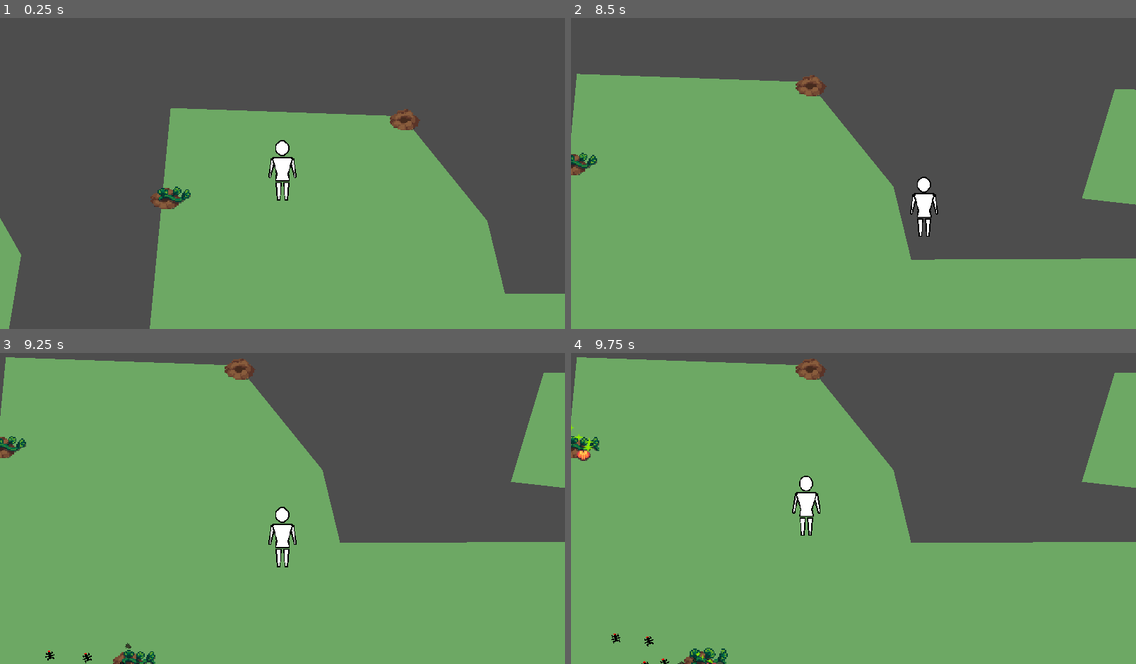
Above: before the commit, frames 1-4 (two rows, left to right).
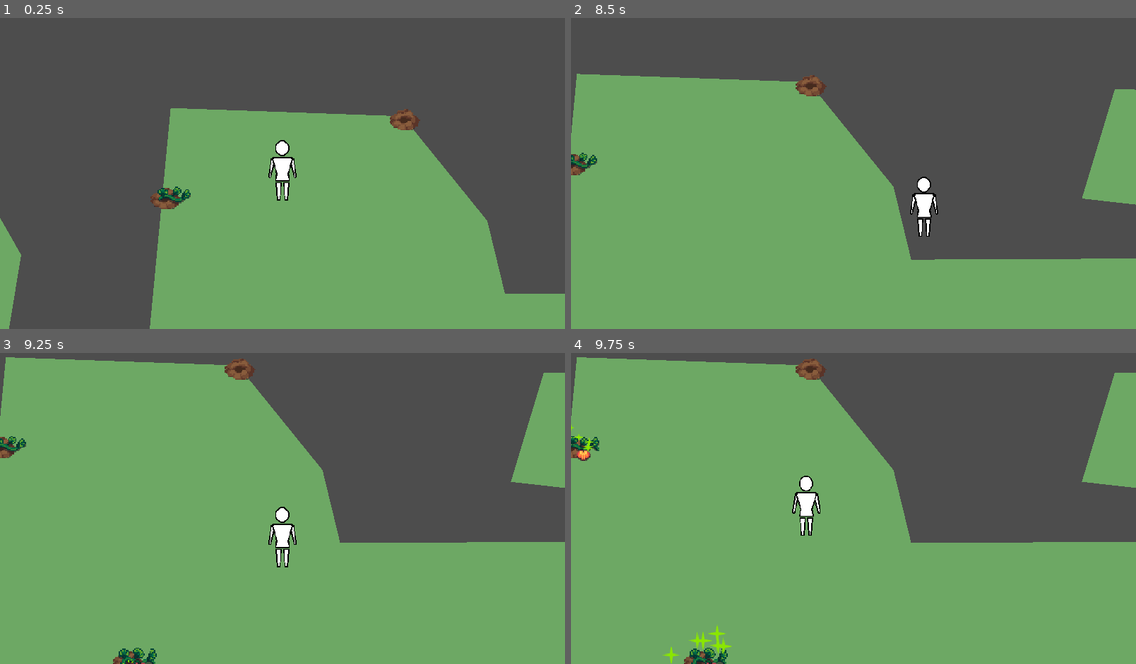
Above: after the commit, the same moments.

Repository: Moizer02/harvest_game_jam
Game: Godot game, scene res://plants_vs_bugs_test.tscn
The game is run twice, just before and just after one commit, with the same random seed, the same clock (stepped at 60 frames per second) and the same inputs. This scene is started directly instead of the project's main scene.
Inputs (mouse positions are in pixels of both pictures, inside the frame that each line leads up to):
- Up to frame 1 (0.25 s): no input
- Up to frame 2 (8.5 s): tap Enter at 0.5 s; move the mouse to (977, 154) at 0.52 s; hold D (movement_right) 0.53-1.28 s; click (977, 154) at 0.67 s; move the mouse to (740, 185) at 1.27 s; hold S (movement_down) 1.28-2.03 s; move the mouse to (910, 101) at 2.02 s; hold D (movement_right) 2.03-2.78 s; move the mouse to (825, 232) at 2.77 s; hold W (movement_up) 2.78-3.53 s; click (825, 232) at 2.92 s; move the mouse to (1023, 217) at 3.52 s; hold A (movement_left) 3.53-5.03 s; move the mouse to (684, 123) at 4.27 s; move the mouse to (881, 170) at 5.02 s; hold S (movement_down) 5.03-5.78 s; click (881, 170) at 5.17 s; move the mouse to (768, 89) at 5.77 s; hold D (movement_right) 5.78-6.53 s; move the mouse to (977, 154) at 6.52 s; hold W (movement_up) 6.53-7.28 s; move the mouse to (740, 185) at 7.27 s; hold D (movement_right) 7.28-8.03 s; click (740, 185) at 7.42 s; move the mouse to (910, 101) at 8.02 s; hold S (movement_down) from 8.03 s (still down)
- Up to frame 3 (9.25 s): move the mouse to (254, 567) at 8.77 s; release S (movement_down) at 8.78 s; hold A (movement_left) from 8.78 s (still down)
- Up to frame 4 (9.75 s): move the mouse to (1023, 552) at 9.52 s; release A (movement_left) at 9.53 s; hold W (movement_up) from 9.53 s (still down); click (1023, 552) at 9.67 s

Frames 1-2 are identical in both runs. In frame 3, 0.2% of the frame differs, in the area x 8-28%, y 93-100%; in frame 4, 0.3%, in the area x 7-29%, y 87-100%.

Commit message:
Added BugNest spawner (has no max spawn limit yet)

Diff:
--- a/plants_vs_bugs_test.tscn
+++ b/plants_vs_bugs_test.tscn
@@ -22,24 +22,6 @@
 
 [node name="bugs" type="Node2D" parent="."]
 
-[node name="Bug" parent="bugs" instance=ExtResource("1_4nbmk")]
-position = Vector2(162, 463)
-
-[node name="Bug2" parent="bugs" instance=ExtResource("1_4nbmk")]
-position = Vector2(124, 375)
-
-[node name="Bug3" parent="bugs" instance=ExtResource("1_4nbmk")]
-position = Vector2(170, 404)
-
-[node name="Bug4" parent="bugs" instance=ExtResource("1_4nbmk")]
-position = Vector2(83, 445)
-
-[node name="Bug5" parent="bugs" instance=ExtResource("1_4nbmk")]
-position = Vector2(97, 402)
-
-[node name="Bug6" parent="bugs" instance=ExtResource("1_4nbmk")]
-position = Vector2(191, 463)
-
 [node name="plants" type="Node2D" parent="."]
 
 [node name="Plant" parent="plants" instance=ExtResource("2_ejuhw")]
@@ -55,6 +37,8 @@
 
 [node name="BugNest" parent="." instance=ExtResource("3_jhyrh")]
 position = Vector2(131, 441)
+spawnRate = 10.0
+entity = ExtResource("1_4nbmk")
 
 [node name="Player" parent="." instance=ExtResource("2_g78at")]
 position = Vector2(485, 90)
--- /dev/null
+++ b/src/BugNest.gd
@@ -0,0 +1,49 @@
+extends Node2D
+
+##		Class Variables			################################################
+
+## Number of seconds between spawning another bug.
+@export var spawnRate:float = 20
+
+## Type of creature to spawn.
+@export var entity:PackedScene
+
+var seconds:float = randf() - 1
+@onready var bugContainer:Node2D = get_tree().current_scene.get_node_or_null("bugs")
+
+
+##		Built-in Functions		################################################
+# Called when the node enters the scene tree for the first time.
+func _ready():
+	pass # Replace with function body.
+
+# Called every frame. 'delta' is the elapsed time since the previous frame.
+func _process(delta):
+	seconds += delta
+	if seconds >= spawnRate:
+		seconds -= spawnRate
+		_spawnEntity(2)
+
+
+##		Public Functions		################################################
+
+
+##		Private Functions		################################################
+func _spawnEntity(num:int=1) -> void:
+	if not bugContainer:
+		push_error("Scene is missing a bugs container node!")
+		return
+	elif not entity:
+		push_error("No bug for me to spawn!")
+		return
+	for i in range(0, num):
+		var instance = entity.instantiate()
+		var offset:Vector2 = Vector2(randf_range(-4.0, 4.0), randf_range(-4.0, 4.0)).normalized() * 10
+
+		bugContainer.add_child(instance)
+		if instance.has_method("SetPosition"):
+			instance.SetPosition(global_position + offset)
+		else:
+			instance.position = global_position + offset
+
+##		Signal Listeners		################################################
--- a/src/bug_nest.tscn
+++ b/src/bug_nest.tscn
@@ -1,9 +1,16 @@
-[gd_scene load_steps=3 format=3 uid="uid://dtt2w6w15fuk5"]
+[gd_scene load_steps=6 format=3 uid="uid://dtt2w6w15fuk5"]
 
 [ext_resource type="Texture2D" uid="uid://bna11bvvh857b" path="res://art/crops-v2/bugnest.png" id="1_hvtyg"]
+[ext_resource type="Script" path="res://src/BugNest.gd" id="1_ku2d0"]
+[ext_resource type="PackedScene" uid="uid://cls1afm7ycghd" path="res://src/bug.tscn" id="2_4pb1p"]
 [ext_resource type="Texture2D" uid="uid://dp8ytdxv51i1e" path="res://art/Bug2.png" id="2_k2dwc"]
 
+[sub_resource type="CircleShape2D" id="CircleShape2D_w314a"]
+radius = 14.0
+
 [node name="BugNest" type="Node2D"]
+script = ExtResource("1_ku2d0")
+entity = ExtResource("2_4pb1p")
 
 [node name="Shell" type="Sprite2D" parent="."]
 texture = ExtResource("1_hvtyg")
@@ -24,3 +31,9 @@
 scale_amount_min = 0.3
 scale_amount_max = 0.4
 color = Color(0.2, 0.2, 0.2, 0.698039)
+
+[node name="Collider" type="StaticBody2D" parent="."]
+
+[node name="CollisionShape2D" type="CollisionShape2D" parent="Collider"]
+position = Vector2(0, 4)
+shape = SubResource("CircleShape2D_w314a")
